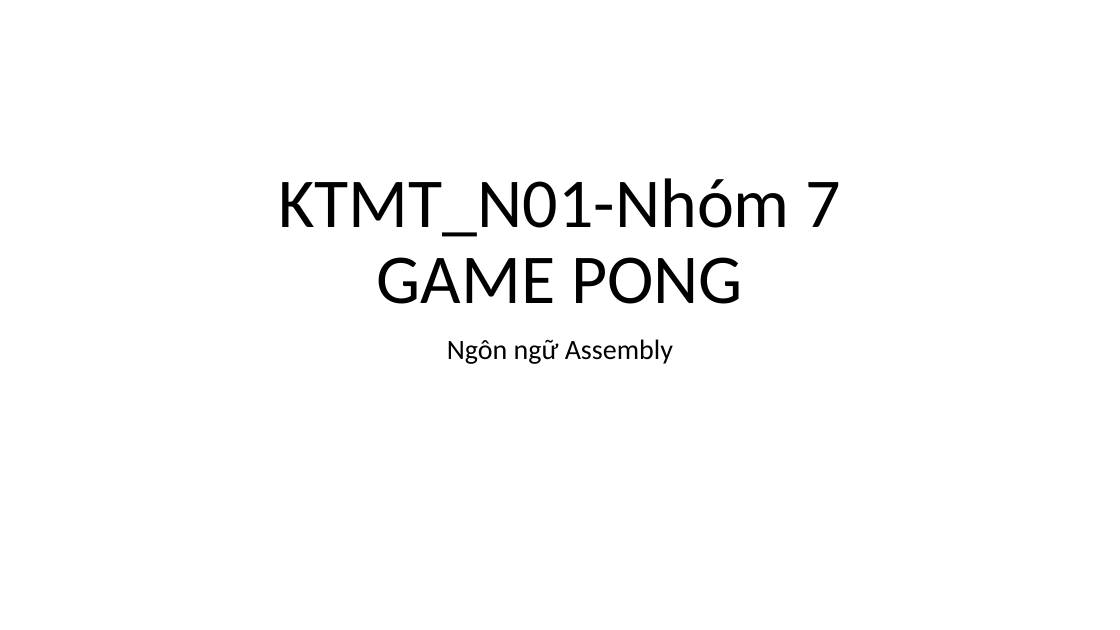
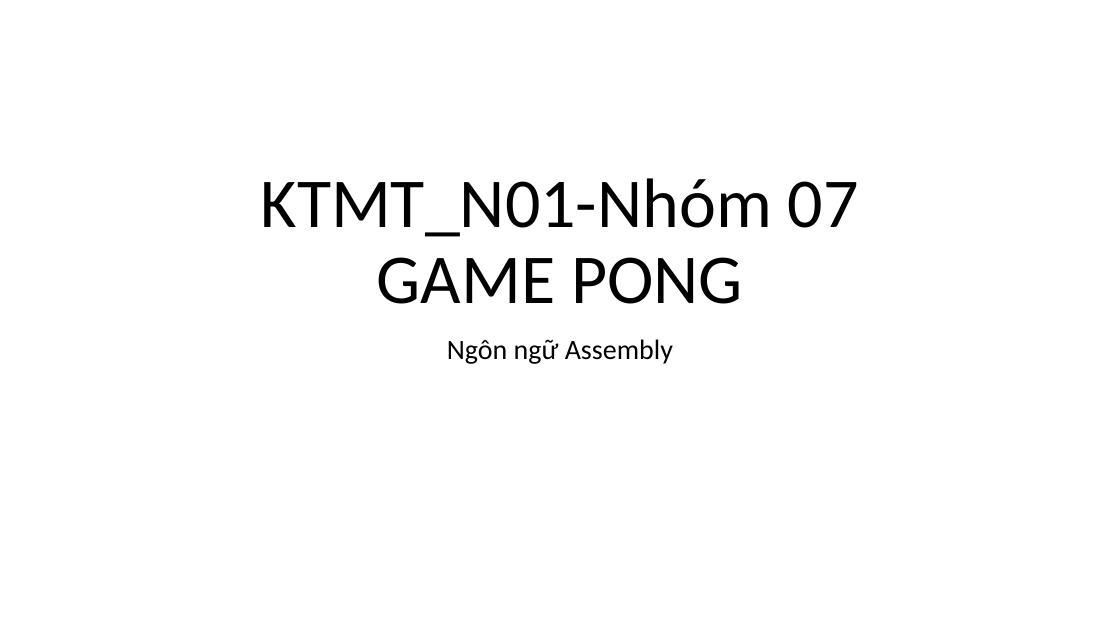
Before and after one commit to tkderphu/KTMT, a slide deck: slide 1 of ktmt_01.pptx. Drawn at 1120x630 pixels with LibreOffice and Linux fonts; fonts in the diff are those of the drawing. Boxes give left, top, right and bottom in pixels: in the first picture for what was removed or moved away, otherwise in the second. Text is boxed around its words. In the diff, an @@ line names an element or a change of style, - is before the commit and + after.

Commit message:
change

```diff
--- a/ktmt_01.pptx
+++ b/ktmt_01.pptx
@@ title at [261,178,859,304]: text changed @@
-KTMT_N01-Nhóm 7
-GAME PONG
+KTMT_N01-Nhóm 07
+GAME PONG
```
